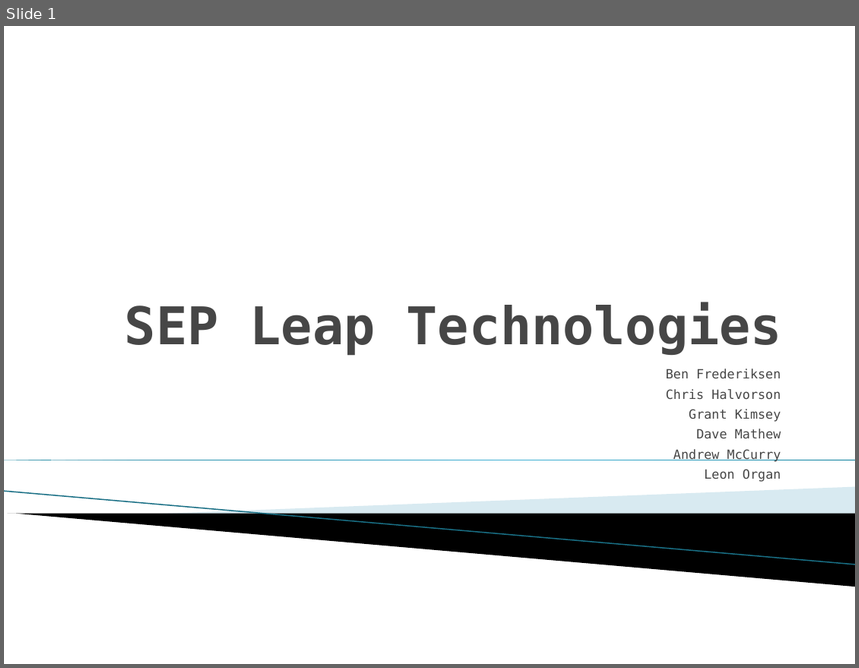
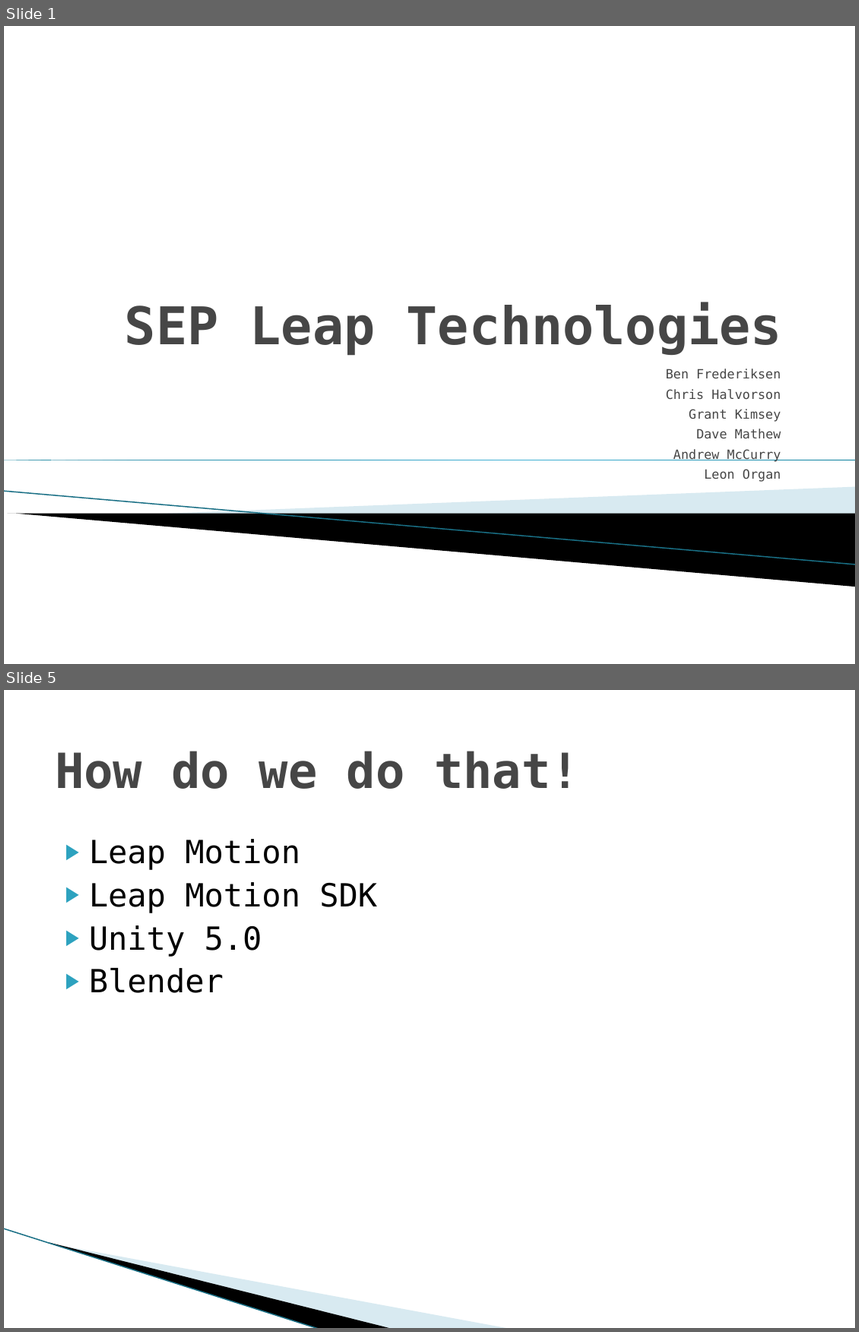
Before and after one commit to niahak/SEPlinko, a slide deck: Presentation.pptx. Shown one above the other, each under a label of ours: slide 1 before the commit, slides 1 and 5 after it; the slides between them are not shown. The pictures are 859x668 and 859x1332 pixels, drawn with LibreOffice and Linux fonts; fonts in the diff are those of the drawing; background and template pictures are left out. Boxes give left, top, right and bottom in pixels: in the first picture for what was removed or moved away, otherwise in the second. Text is boxed around its words. In the diff, an @@ line names an element or a change of style, - is before the commit and + after.

```diff
--- a/Presentation.pptx
+++ b/Presentation.pptx
@@ slide 5 added at (4,690,855,1328), background #FFFFFF @@
@@ title added at (55,751,580,789), 41 pt, text #464646, bold @@
+How do we do that!
@@ text added at (89,839,377,993), 27 pt, text #000000 @@
+▶ Leap Motion
+▶ Leap Motion SDK
+▶ Unity 5.0
+▶ Blender
@@ line added from (4, 1229) to (320, 1328), #97C5D8 0.95 pt @@
@@ freeform shape added at (49,1243,393,1328), fill #000000 @@
@@ freeform shape added at (51,1243,510,1328), fill #A0CBDC at 40% opacity @@
```
Also in this commit, not shown: 2 slides changed, 3 other slides added, 6 slides removed.
